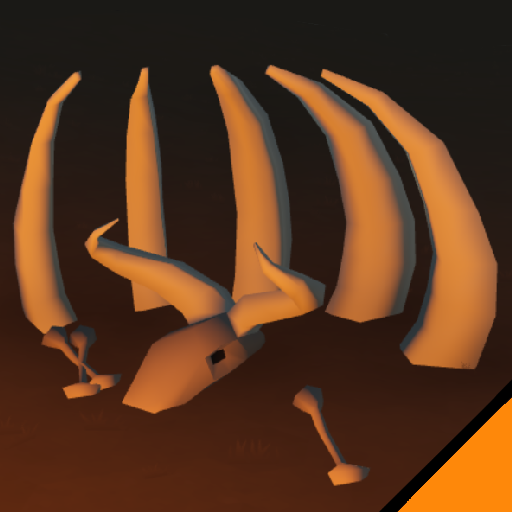
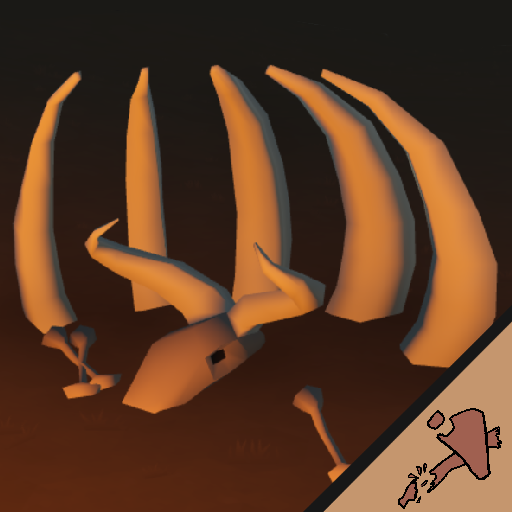
The second 512x512 image is a revision of the first. Changes to its layers:
added layer "Copy of Paint Layer 2 Merged" (1st of 2) above "Paint Layer 2" over [left=383, top=383, right=511, bottom=511]
added layer "Paint Layer 2" (1st of 2) above "Paint Layer 3" over [left=303, top=305, right=512, bottom=512]
added layer "Paint Layer 3" (1st of 2) above "Paint Layer 5" over [left=320, top=305, right=512, bottom=512]
painted on "Paint Layer 5" over [left=384, top=384, right=512, bottom=512]
painted on "Paint Layer 5 (pasted)" over [left=303, top=305, right=512, bottom=512]
painted on "Copy of Paint Layer 4 (pasted)" over [left=303, top=305, right=512, bottom=512]
painted on "Paint Layer 4 (pasted)" over [left=303, top=305, right=512, bottom=512]
painted on "Paint Layer 3" (2nd of 2) over [left=320, top=305, right=512, bottom=512]
